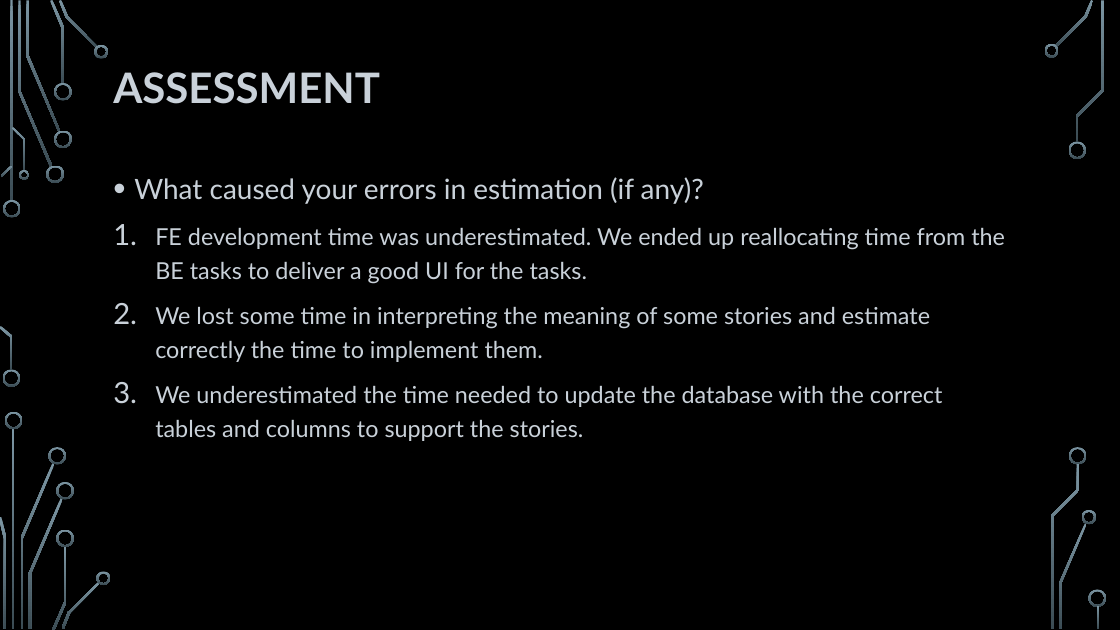
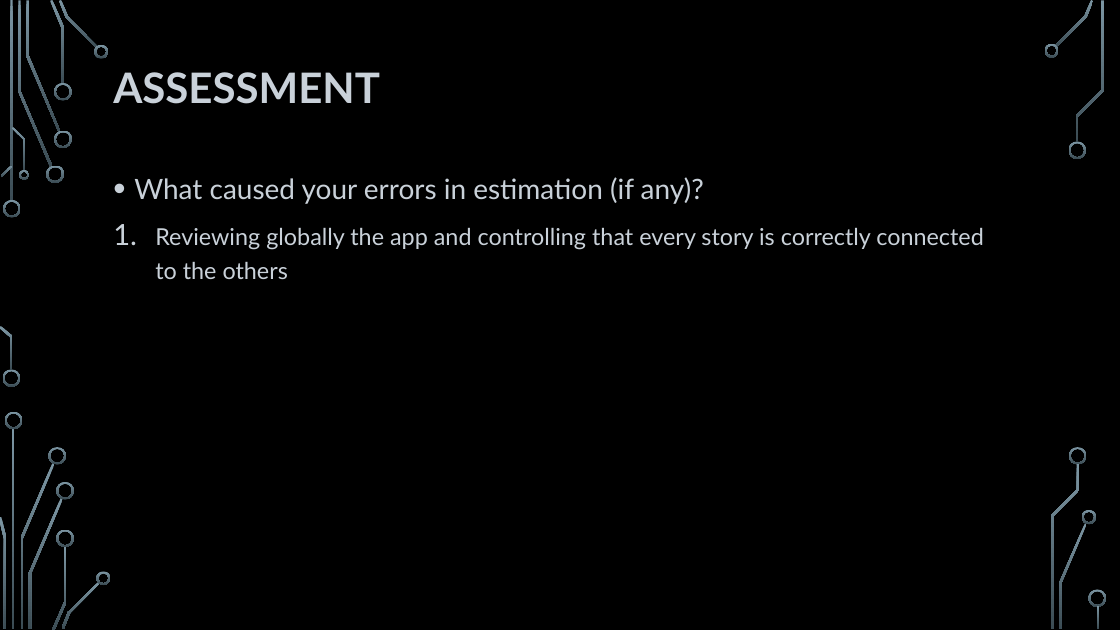
Before and after one commit to HeydarliAtabay/SolidarityPurchasingGroup, a slide deck: slide 12 of Retrospective/Sprint 3 - Retrospective.pptx. Drawn at 1120x630 pixels with LibreOffice and Linux fonts; fonts in the diff are those of the drawing; background and template pictures are left out. Boxes give left, top, right and bottom in pixels: in the first picture for what was removed or moved away, otherwise in the second. Text is boxed around its words. In the diff, an @@ line names an element or a change of style, - is before the commit and + after.

```diff
--- a/Retrospective/Sprint 3 - Retrospective.pptx
+++ b/Retrospective/Sprint 3 - Retrospective.pptx
@@ text at bbox=[155, 228, 983, 279]: text changed @@
-1. FE development time was underestimated. We ended up reallocating time from the BE tasks to deliver a good UI for the tasks.
-2. We lost some time in interpreting the meaning of some stories and estimate correctly the time to implement them.
-3. We underestimated the time needed to update the database with the correct tables and columns to support the stories.
+1. Reviewing globally the app and controlling that every story is correctly connected to the others
```
Also in this commit, not shown: 3 other slides changed.
